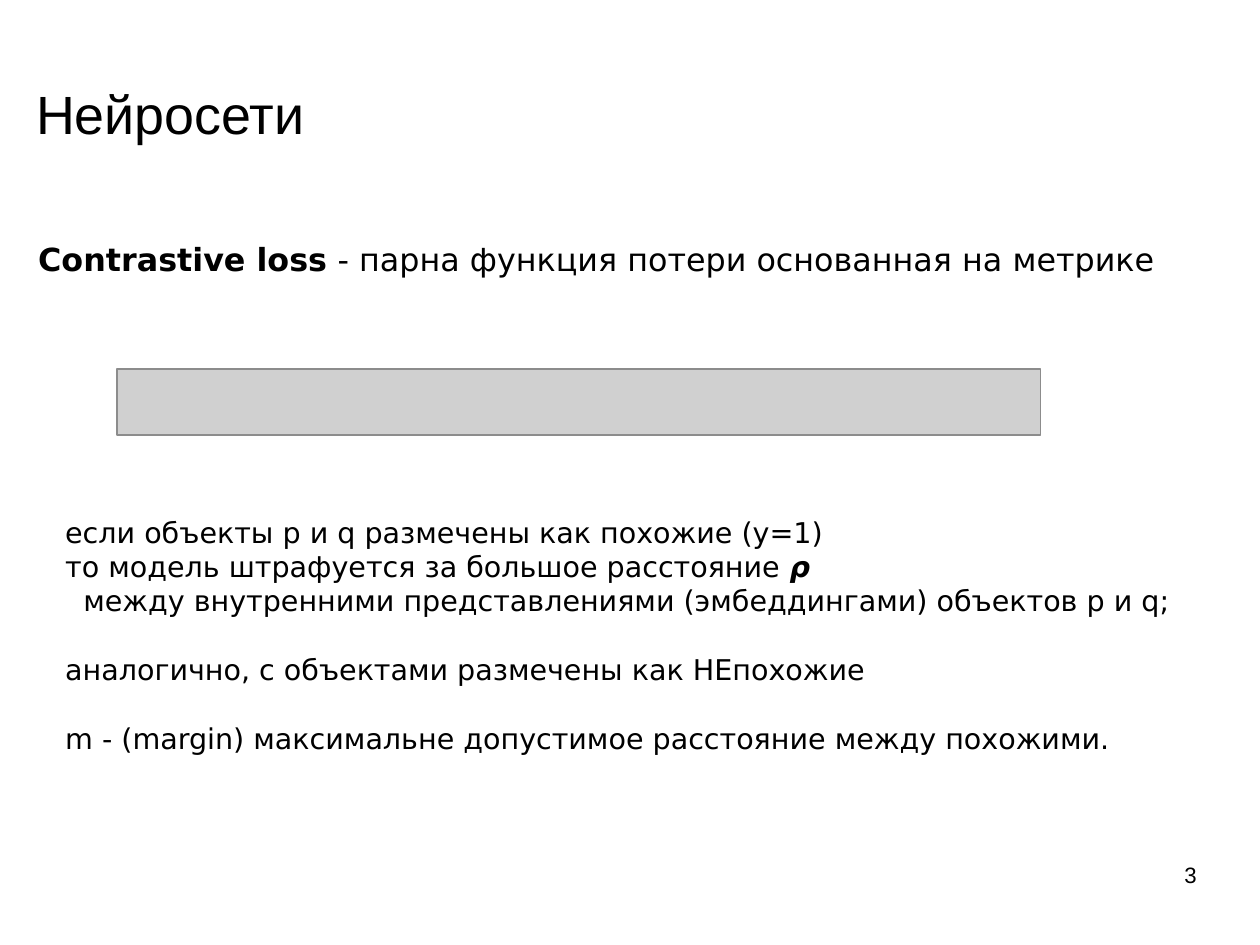
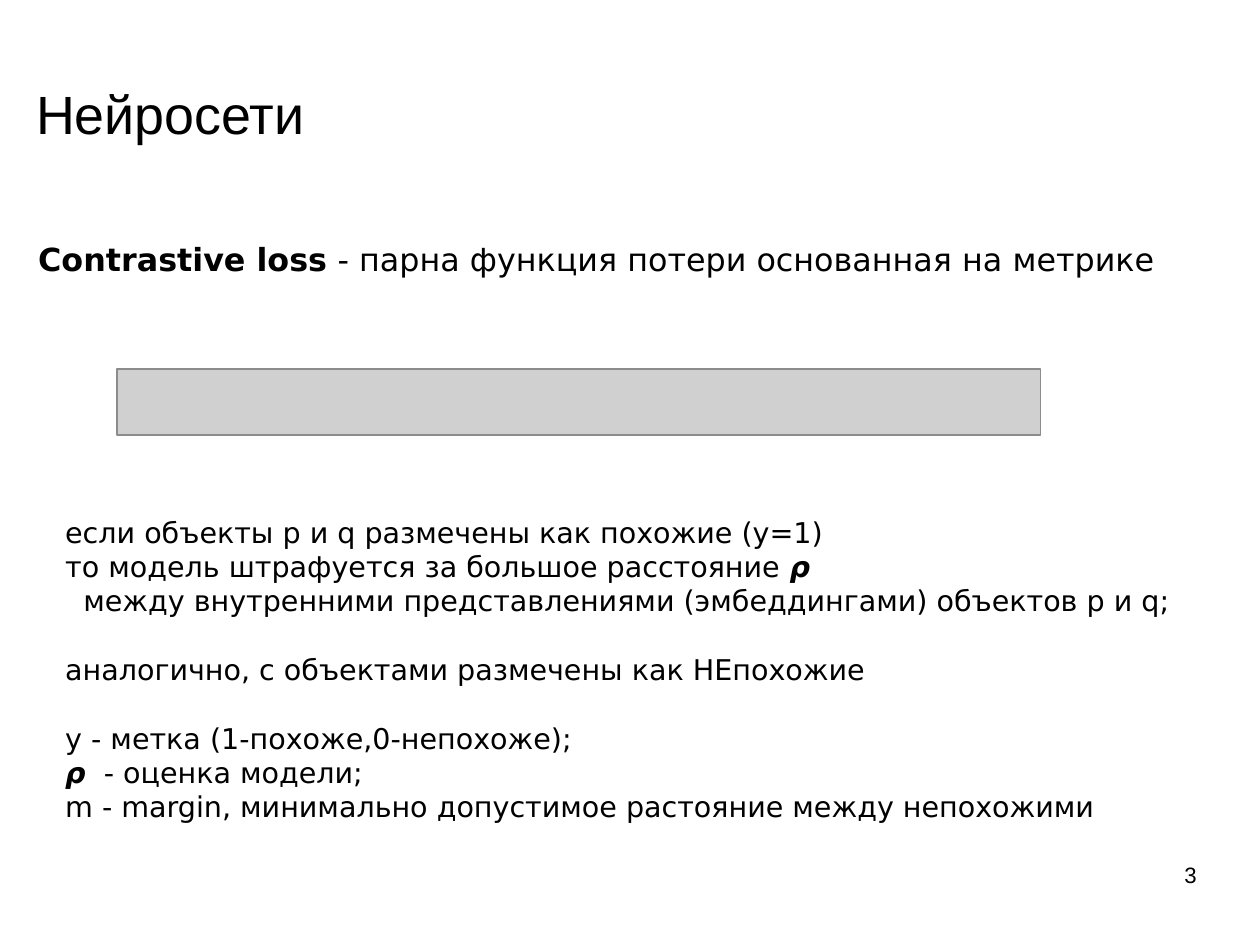
Before and after one commit to mechanoid5/ml_lectorium_legacy, a slide deck: slide 3 of 32-siamese.odp. Drawn at 1260x945 pixels with LibreOffice and Linux fonts; fonts in the diff are those of the drawing; grey boxes stand for pictures; background and template pictures are left out. Boxes give left, top, right and bottom in pixels: in the first picture for what was removed or moved away, otherwise in the second. Text is boxed around its words. In the diff, an @@ line names an element or a change of style, - is before the commit and + after.

```diff
--- a/32-siamese.odp
+++ b/32-siamese.odp
@@ text at <box>65,727,1094,823</box>: text changed @@
-m - (margin) максимальне допустимое расстояние между похожими.
+y - метка (1-похоже,0-непохоже);
+ρ - оценка модели;
+m - margin, минимально допустимое растояние между непохожими
```
Also in this commit, not shown: 1 other file.
